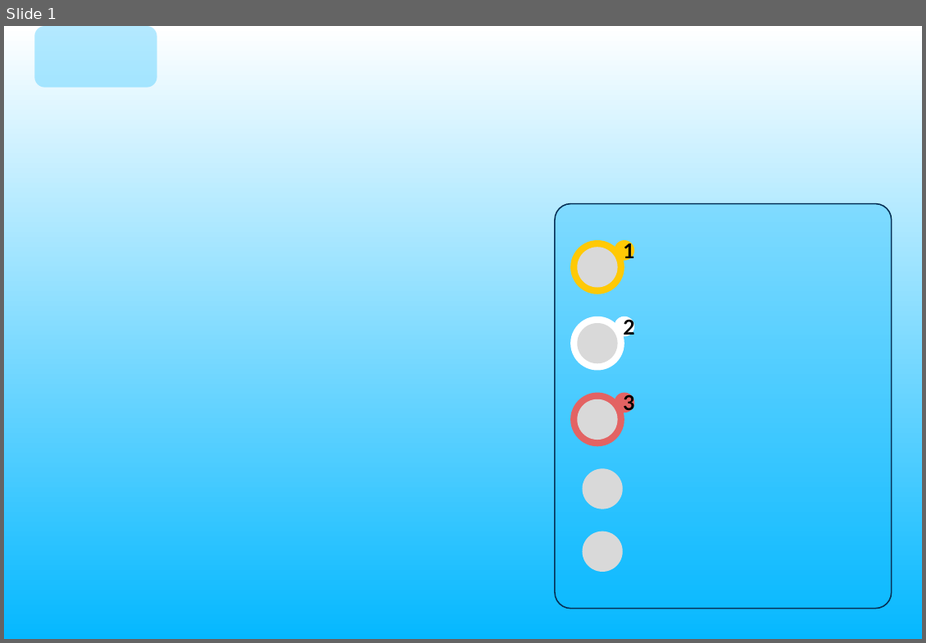
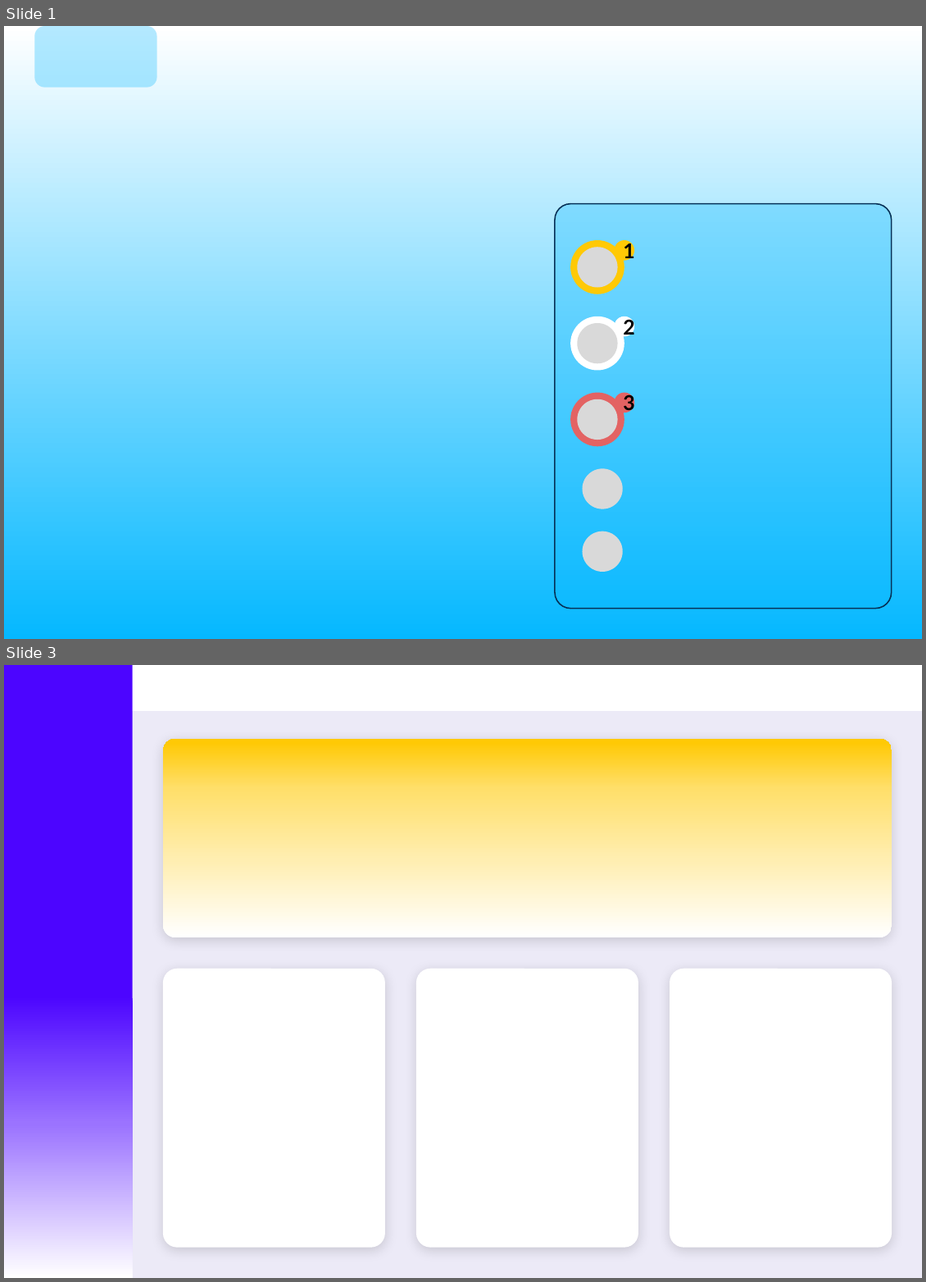
Before and after one commit to mylethidiem/artificial-intelligence-learning-projects, a slide deck: Sales-performance-report/dataset/designbackground.pptx. Shown one above the other, each under a label of ours: slide 1 before the commit, slides 1 and 3 after it; the slides between them are not shown. The pictures are 926x643 and 926x1282 pixels, drawn with LibreOffice and Linux fonts; fonts in the diff are those of the drawing. Boxes give left, top, right and bottom in pixels: in the first picture for what was removed or moved away, otherwise in the second. Text is boxed around its words. In the diff, an @@ line names an element or a change of style, - is before the commit and + after.

```diff
--- a/Sales-performance-report/dataset/designbackground.pptx
+++ b/Sales-performance-report/dataset/designbackground.pptx
@@ slide 3 added at (4, 665, 922, 1278), background #FFFFFF @@
@@ rectangle added at (4, 665, 922, 1278), fill #ECEAF7 @@
@@ rectangle added at (4, 665, 922, 711), fill #FFFFFF @@
@@ rectangle added at (4, 665, 133, 1278), fill gradient #4C05FF to #9B73FF to #FFFFFF @@
@@ rounded rectangle added at (163, 739, 892, 937), fill gradient #FFFFFF to #FFEEB1 to #FFDF6A to #FFC905 @@
@@ rounded rectangle added at (163, 968, 385, 1246), fill #FFFFFF @@
@@ rounded rectangle added at (416, 968, 639, 1246), fill #FFFFFF @@
@@ rounded rectangle added at (670, 968, 892, 1246), fill #FFFFFF @@
```
Also in this commit, not shown: 1 slide changed, 2 other slides added, 4 other files.
